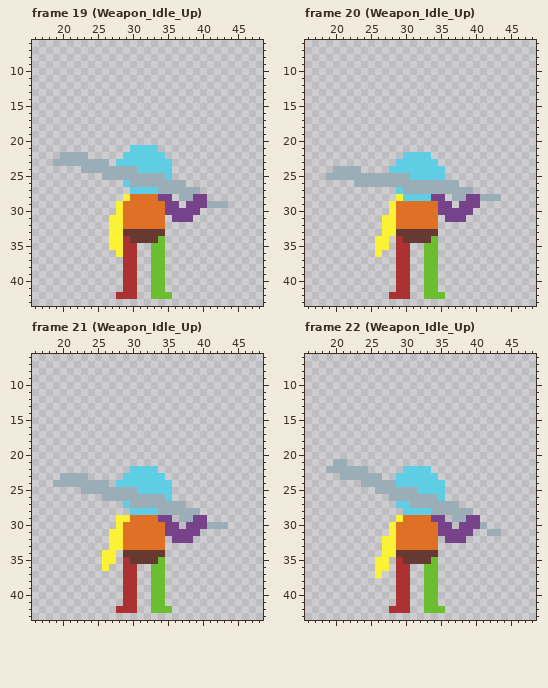
Two versions of one pixel-art file, #Assets/Entities/Player/Animation Player/Idle Animations/Weapon_Idle.aseprite. That is the earlier state.
64x64 pixels, 24 frames. Shown: frame 19 (Weapon_Idle_Up): x 16..48, y 6..43; frame 20 (Weapon_Idle_Up): x 16..48, y 6..43; frame 21 (Weapon_Idle_Up): x 16..48, y 6..43; frame 22 (Weapon_Idle_Up): x 16..48, y 6..43. The commit also changed other frames, which this record leaves out.
After the commit:
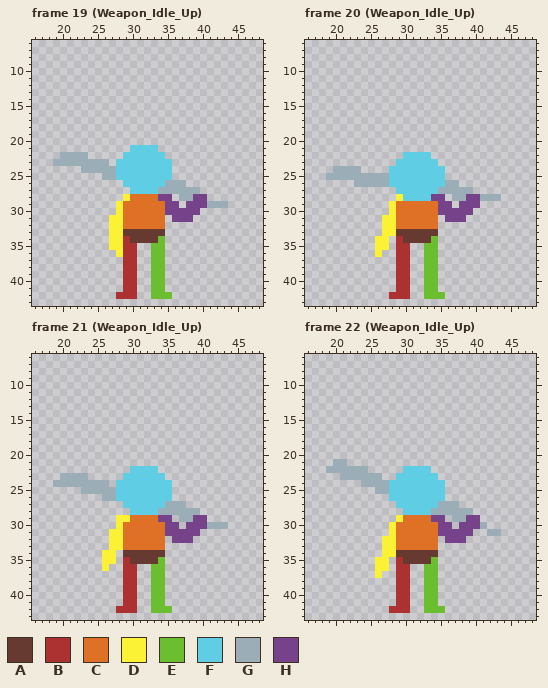
Palette (. is transparent): A #663931  B #ac3232  C #df7126  D #fbf236  E #6abe30  F #5fcde4  G #9badb7  H #76428a
Difference:
--- frame 19 (Weapon_Idle_Up), layer "Body"
@@ x 26..36 @@
 23 G.FFFFFFFF.
-24 GGGGGFFFFF.
-25 GGGGGGGGGF.
-26 ...FGGGGGGG
+24 GGFFFFFFFF.
+25 GGFFFFFFFF.
+26 ...FFFFFFGG
 27 ....FFFFGGG
--- frame 20 (Weapon_Idle_Up), layer "Body"
@@ x 26..37 @@
 24 ..FFFFFFFF..
-25 GGGGGFFFFF..
-26 GGGGGGGGGGGG
-27 ...FGGGGGGGG
+25 GGFFFFFFFF..
+26 GGFFFFFFFFGG
+27 ...FFFFFFGGG
 28 ...DFFFFHH.G
--- frame 21 (Weapon_Idle_Up), layer "Body"
@@ x 26..36 @@
 24 G.FFFFFFFF.
-25 GGGGGFFFFF.
-26 GGGGGGGGGF.
-27 ...FGGGGGGG
+25 GGFFFFFFFF.
+26 GGFFFFFFFF.
+27 ...FFFFFFGG
 28 ....FFFFGGG
--- frame 22 (Weapon_Idle_Up), layer "Body"
@@ x 26..36 @@
 23 G..FFFFFF..
-24 GGGFFFFFFF.
-25 GGGGGGFFFF.
-26 ..GGGGGGGF.
-27 ...FFGGGGGG
+24 GGFFFFFFFF.
+25 GGFFFFFFFF.
+26 ..FFFFFFFF.
+27 ...FFFFFFGG
 28 ....FFFFGGG
Pixel boxes of the changes (left, top, right, bottom) in both pictures:
changed: (116, 166, 165, 187)
changed: (389, 173, 445, 194)
changed: (116, 487, 165, 508)
changed: (389, 480, 438, 508)
